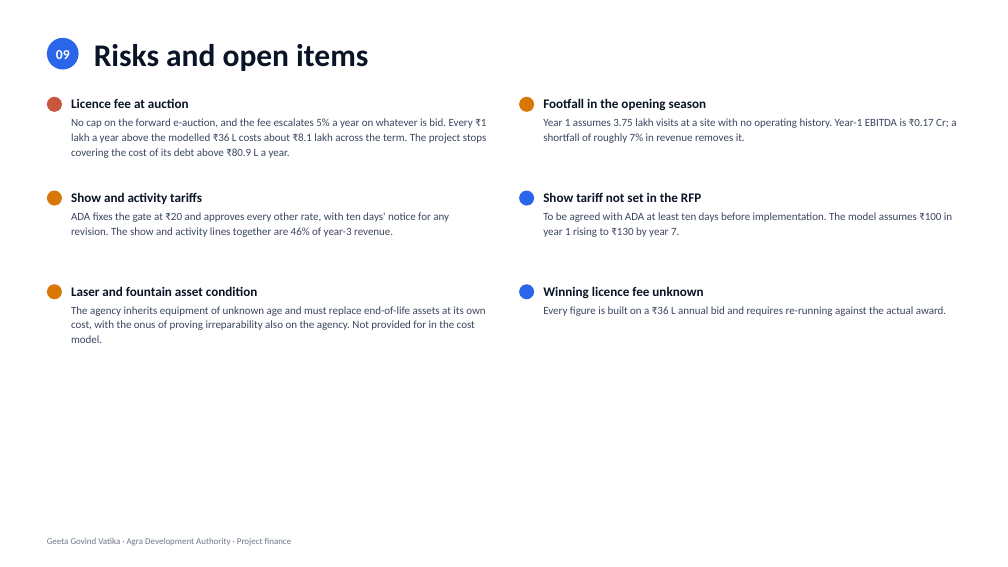
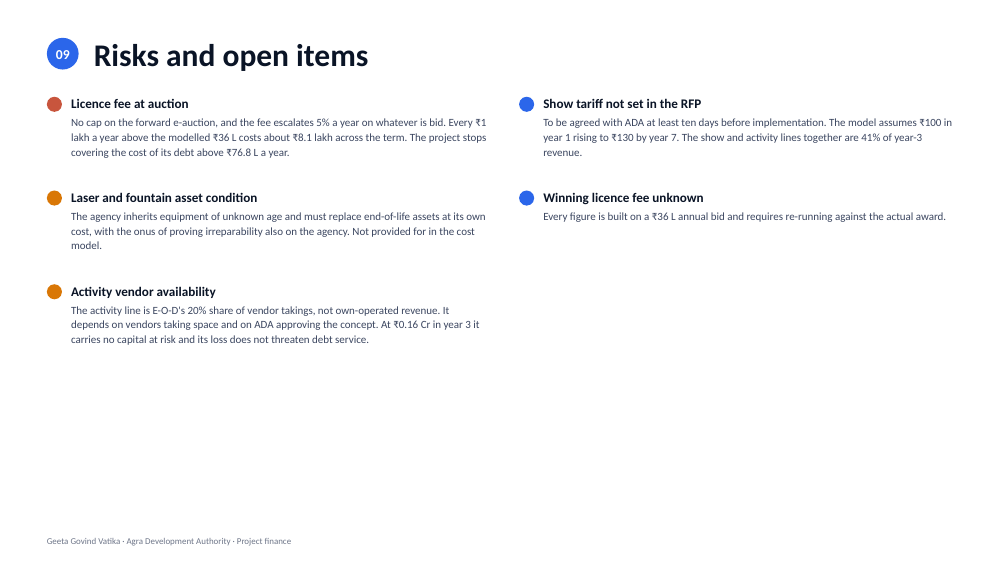
Before and after one commit to eodcfo/vappl-deck, a slide deck: slide 13 of pptx/EOD-Geeta-Govind-Vatika-Project-Finance.pptx. Drawn at 1008x567 pixels with LibreOffice and Linux fonts; fonts in the diff are those of the drawing. Boxes give left, top, right and bottom in pixels: in the first picture for what was removed or moved away, otherwise in the second. Text is boxed around its words. In the diff, an @@ line names an element or a change of style, - is before the commit and + after.

```diff
--- a/pptx/EOD-Geeta-Govind-Vatika-Project-Finance.pptx
+++ b/pptx/EOD-Geeta-Govind-Vatika-Project-Finance.pptx
@@ text at [71, 118, 487, 158]: text changed @@
-No cap on the forward e-auction, and the fee escalates 5% a year on whatever is bid. Every ₹1 lakh a year above the modelled ₹36 L costs about ₹8.1 lakh across the term. The project stops covering the cost of its debt above ₹80.9 L a year.
+No cap on the forward e-auction, and the fee escalates 5% a year on whatever is bid. Every ₹1 lakh a year above the modelled ₹36 L costs about ₹8.1 lakh across the term. The project stops covering the cost of its debt above ₹76.8 L a year.
@@ ellipse at [520, 97, 535, 112]: fill #D97706 to #2B66EA @@
@@ text at [543, 98, 701, 108]: text changed @@
-Footfall in the opening season
+Show tariff not set in the RFP
@@ text at [543, 118, 952, 156]: text changed @@
-Year 1 assumes 3.75 lakh visits at a site with no operating history. Year-1 EBITDA is ₹0.17 Cr; a shortfall of roughly 7% in revenue removes it.
+To be agreed with ADA at least ten days before implementation. The model assumes ₹100 in year 1 rising to ₹130 by year 7. The show and activity lines together are 41% of year-3 revenue.
@@ text at [71, 192, 257, 202]: text changed @@
-Show and activity tariffs
+Laser and fountain asset condition
@@ text at [543, 192, 703, 205]: text changed @@
-Show tariff not set in the RFP
+Winning licence fee unknown
@@ text at [71, 212, 485, 249]: text changed @@
-ADA fixes the gate at ₹20 and approves every other rate, with ten days' notice for any revision. The show and activity lines together are 46% of year-3 revenue.
+The agency inherits equipment of unknown age and must replace end-of-life assets at its own cost, with the onus of proving irreparability also on the agency. Not provided for in the cost model.
@@ text at [543, 212, 946, 222]: text changed @@
-To be agreed with ADA at least ten days before implementation. The model assumes ₹100 in year 1 rising to ₹130 by year 7.
+Every figure is built on a ₹36 L annual bid and requires re-running against the actual award.
@@ text at [71, 286, 216, 298]: text changed @@
-Laser and fountain asset condition
+Activity vendor availability
@@ ellipse removed at [520, 284, 535, 299] @@
@@ text removed at [543, 286, 703, 299] @@
-Winning licence fee unknown
@@ text at [71, 306, 479, 345]: text changed @@
-The agency inherits equipment of unknown age and must replace end-of-life assets at its own cost, with the onus of proving irreparability also on the agency. Not provided for in the cost model.
+The activity line is E-O-D's 20% share of vendor takings, not own-operated revenue. It depends on vendors taking space and on ADA approving the concept. At ₹0.16 Cr in year 3 it carries no capital at risk and its loss does not threaten debt service.
@@ text removed at [543, 306, 946, 316] @@
-Every figure is built on a ₹36 L annual bid and requires re-running against the actual award.
```
Also in this commit, not shown: 12 other slides changed, 14 other files.
